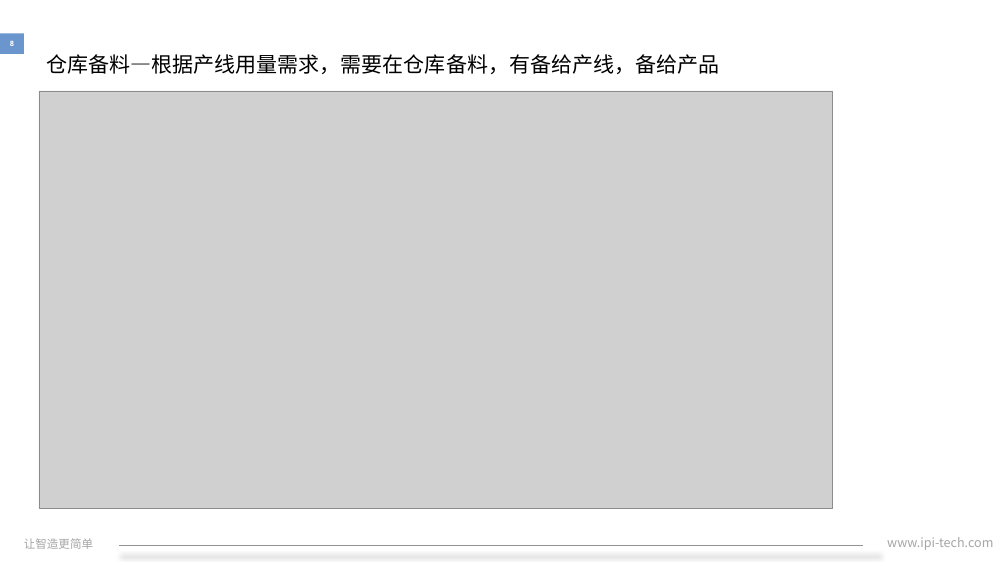
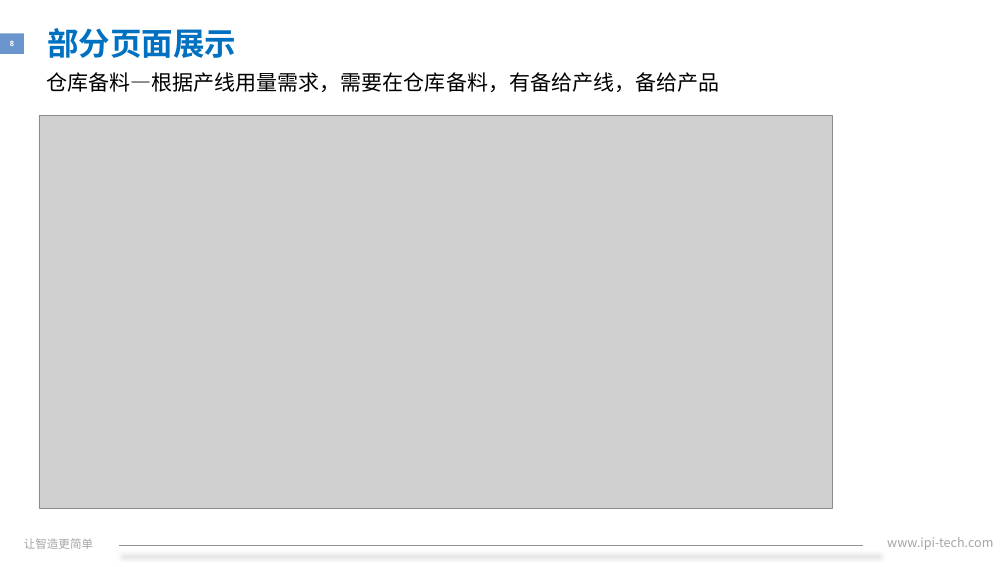
Before and after one commit to xiaozixiang/DocMent, a slide deck: slide 8 of IPI-HR-30-07A转正述职报告.pptx. Drawn at 1008x567 pixels with LibreOffice and Linux fonts; fonts in the diff are those of the drawing; grey boxes stand for pictures; background and template pictures are left out. Boxes give left, top, right and bottom in pixels: in the first picture for what was removed or moved away, otherwise in the second. Text is boxed around its words. In the diff, an @@ line names an element or a change of style, - is before the commit and + after.

```diff
--- a/IPI-HR-30-07A转正述职报告.pptx
+++ b/IPI-HR-30-07A转正述职报告.pptx
@@ text added at (47, 28, 236, 58), 30 pt, text #0070C0, bold @@
+部分页面展示
@@ text "仓库备料—根据产线用量需求，需要在仓库备料，有备给产线，备给产品": place and size @@
-text "仓库备料—根据产线用量需求，需要在仓库备料，有备给产线，备给产品" at (46, 54, 719, 74)
+text "仓库备料—根据产线用量需求，需要在仓库备料，有备给产线，备给产品" at (46, 72, 719, 92)
@@ picture: place and size @@
-picture at (39, 91, 833, 508)
+picture at (39, 115, 833, 508)
```
Also in this commit, not shown: 15 other slides changed.
